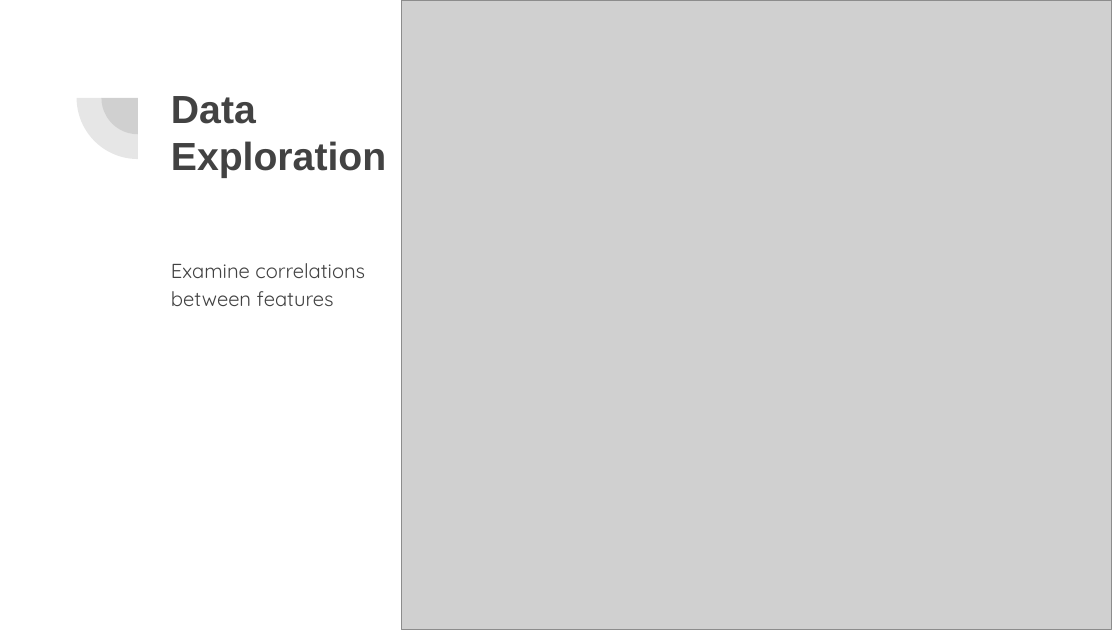
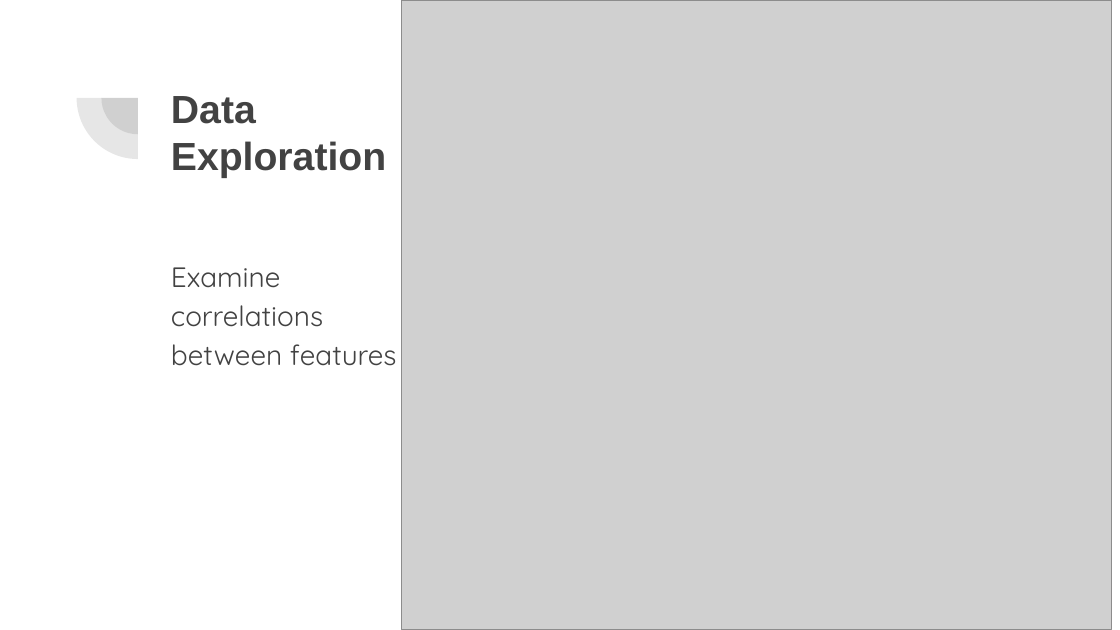
Before and after one commit to lykkelig/Group6_Final_Project, a slide deck: slide 7 of Presentation/Final Project Presentation.pptx (slide 8 before the commit). Drawn at 1120x630 pixels with LibreOffice and Linux fonts; fonts in the diff are those of the drawing; grey boxes stand for pictures. Boxes give left, top, right and bottom in pixels: in the first picture for what was removed or moved away, otherwise in the second. Text is boxed around its words. In the diff, an @@ line names an element or a change of style, - is before the commit and + after.

```diff
--- a/Presentation/Final Project Presentation.pptx
+++ b/Presentation/Final Project Presentation.pptx
@@ text "Examine correlations between features" at [171, 267, 397, 366]: size 13 to 18 pt @@
```
Also in this commit, not shown: 2 other slides changed, 1 slide added, 2 slides removed.
